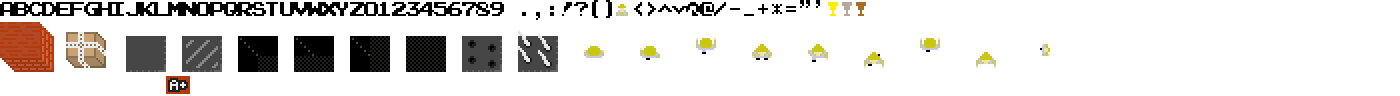
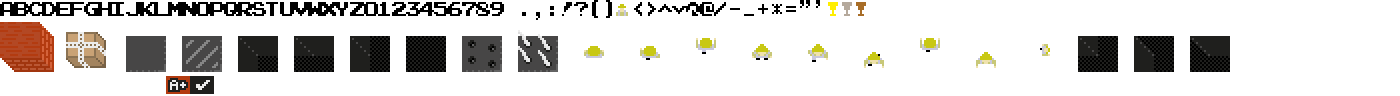
Layers edited between the first and the second w=1400, h=96 image:
painted on "A+" over [190,76,214,94]
painted on "blocks" over [238,36,1230,72]
